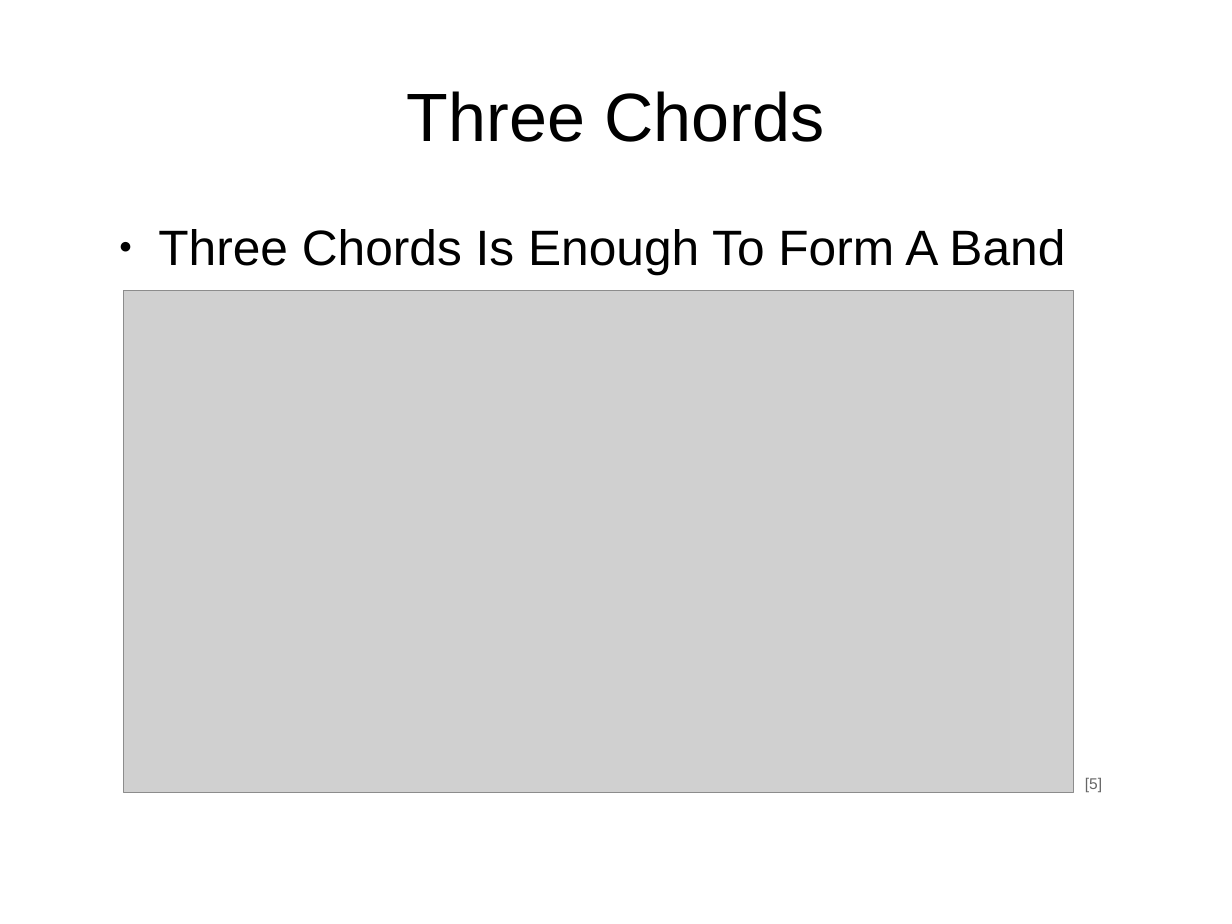
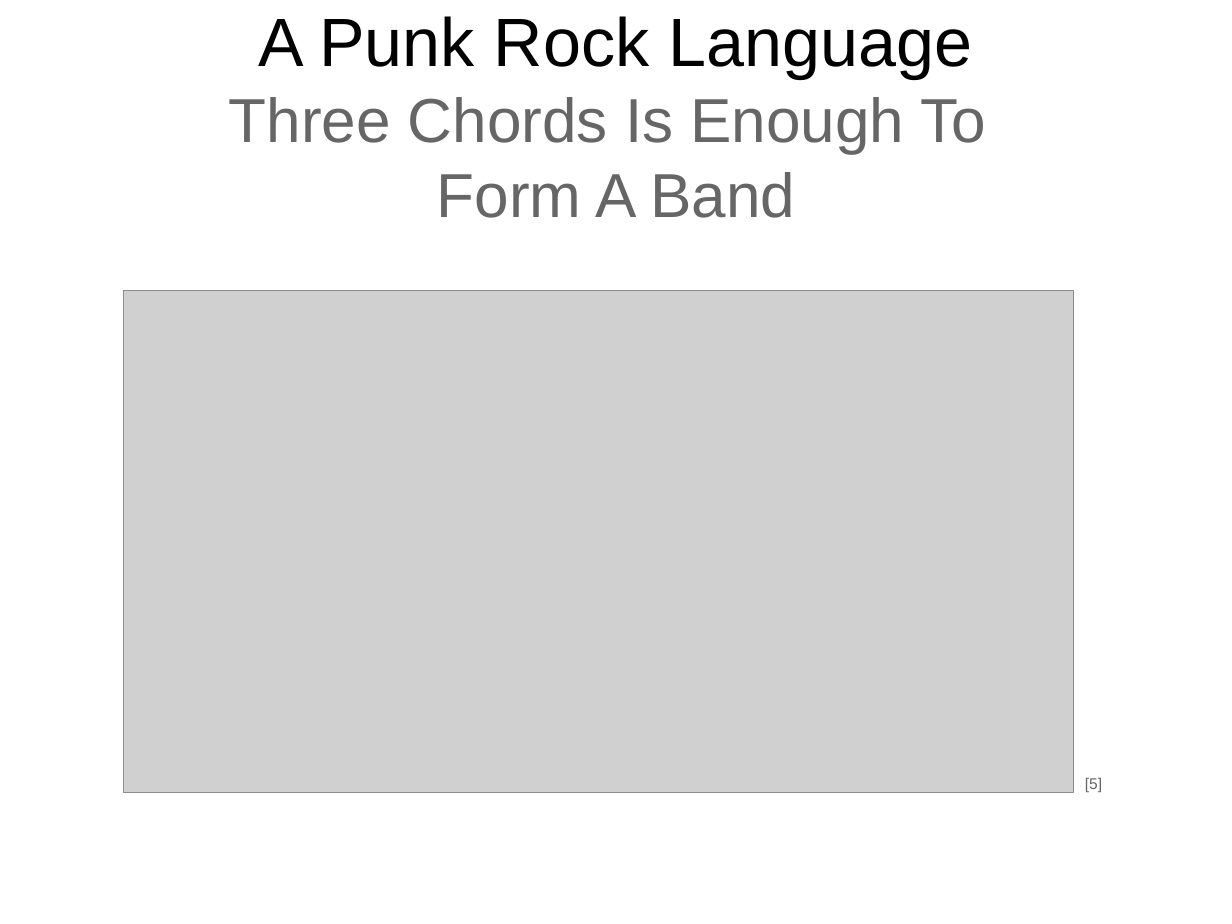
Before and after one commit to samba2/modern_c, a slide deck: slide 8 of modern_c.odp. Drawn at 1232x924 pixels with LibreOffice and Linux fonts; fonts in the diff are those of the drawing; grey boxes stand for pictures. Boxes give left, top, right and bottom in pixels: in the first picture for what was removed or moved away, otherwise in the second. Text is boxed around its words. In the diff, an @@ line names an element or a change of style, - is before the commit and + after.

```diff
--- a/modern_c.odp
+++ b/modern_c.odp
@@ title at [229, 16, 986, 218]: text changed; size 44 to 40 pt; text colour #000000 to #666666 @@
-Three Chords
+A Punk Rock Language
+Three Chords Is Enough To
+Form A Band
@@ text removed at [158, 229, 1065, 275] @@
-● Three Chords Is Enough To Form A Band
```
Also in this commit, not shown: 37 other slides changed, 16 slides added, 1 slide removed.
